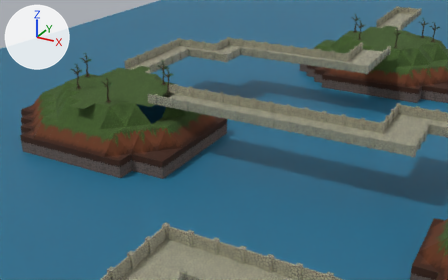
A saved change to the Blender file Models/Environment/bridges4.blend.
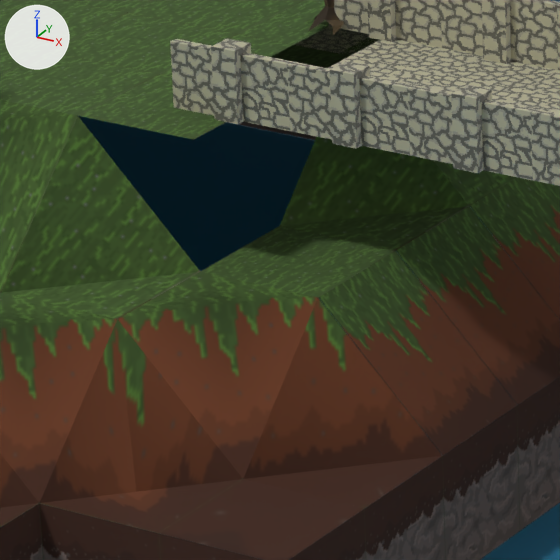
Each version appears first from a 50 mm camera at (18.5, 4.3, 23.9) aimed at (-12.4, 60.5, -4.3), and next in a close-up on the part from 28% to 44% of the width and 32% to 58% of the height. Arrows for +X, +Y and +Z are at upper left; the lights stay in place. The first two pictures are the older version.

Before the edit, the objects in view are built like this:
```python
me_plane_1981 = bpy.data.meshes.new('Plane.1981')
me_plane_1981.from_pydata(...)  # 5 vertices, 4 faces; spans x -1.41..0.0, y -2.0..0.0, z -2.83..0.0
me_plane_1981.materials.append(mat_grassgroundmaterial)  # picture img_grass3_png
me_plane_1986 = bpy.data.meshes.new('Plane.1986')
me_plane_1986.from_pydata(...)  # 4 vertices, 2 faces; spans x 0.0..1.41, y -2.0..0.0, z -2.83..0.0
me_plane_1986.materials.append(mat_grassgroundmaterial)  # picture img_grass3_png
me_plane_1987 = bpy.data.meshes.new('Plane.1987')
me_plane_1987.from_pydata(...)  # 4 vertices, 1 face; spans x 0.0, y 0.0..2.0, z -2.83..0.0
me_plane_1987.materials.append(mat_grassgroundmaterial)  # picture img_grass3_png
ob_base_345 = bpy.data.objects.new('Base.345', me_plane_1981)
ob_base_345.location = (-23.0, 56.0, 0.0)
ob_base_345.rotation_euler = (0.0, 0.785, 1.571)  # degrees (0, 45, 90)
ob_base_350 = bpy.data.objects.new('Base.350', me_plane_1986)
ob_base_350.location = (-19.0, 60.0, 0.0)
ob_base_350.rotation_euler = (0.0, 0.785, 1.571)  # degrees (0, 45, 90)
ob_base_351 = bpy.data.objects.new('Base.351', me_plane_1987)
ob_base_351.location = (-19.0, 62.0, 0.0)
ob_base_351.rotation_euler = (0.0, 0.785, 3.142)  # degrees (0, 45, 180)
# also in view: 'Base.354' at (-16.0, 53.0, -4.0); 'Base.423' at (-19.0, 51.0, -5.0); 'Base.349' at (-20.0, 59.0, 0.0); 'Base.352' at (-16.0, 57.0, -3.0); 'Base.398' at (-15.0, 59.0, -5.0)
```
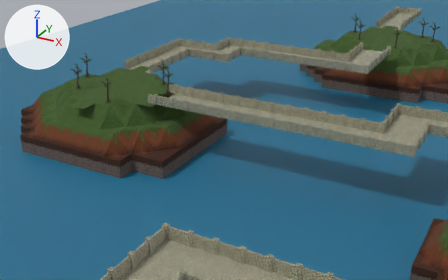
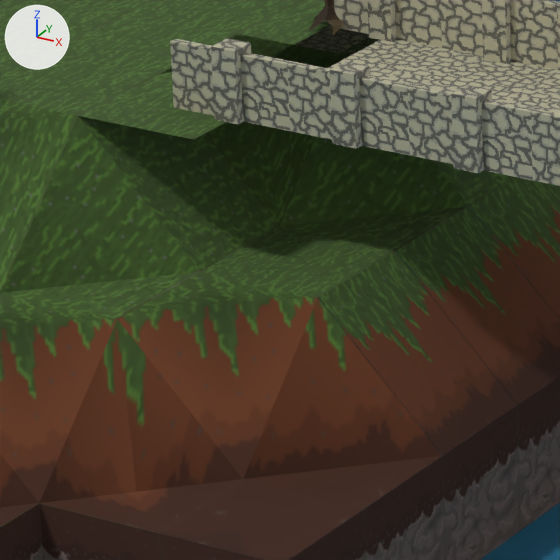
Scene script edits in JSON lines:
```json
{"op": "add", "block": "ob_base_602", "code": ["ob_base_602 = bpy.data.objects.new('Base.602', me_plane_1981.copy())  # the mesh of ob_base_345", "ob_base_602.location = (-21.0, 60.0, 0.0)", "ob_base_602.rotation_euler = (0.0, 0.785, 1.571)  # degrees (0, 45, 90)"]}
{"op": "add", "block": "ob_base_601", "code": ["ob_base_601 = bpy.data.objects.new('Base.601', me_plane_1987.copy())  # the mesh of ob_base_351", "ob_base_601.location = (-21.0, 58.0, 0.0)", "ob_base_601.rotation_euler = (0.0, 0.785, 3.142)  # degrees (0, 45, 180)"]}
```

Changed parts and their boxes (x1, y1, x2, y2) in the close-ups (560 x 560 px):
```json
{"object": "Base.601", "change": "added", "after": [79, 116, 279, 271], "on screen": "green"}
{"object": "Base.602", "change": "added", "after": [160, 34, 350, 226]}
```
